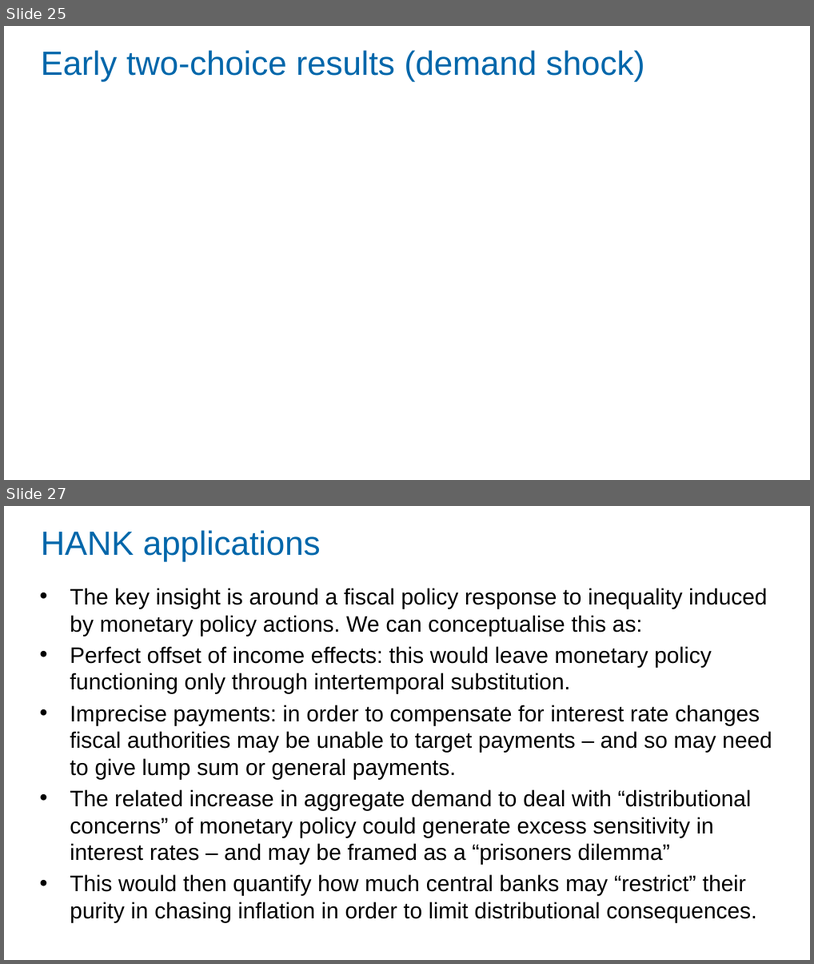
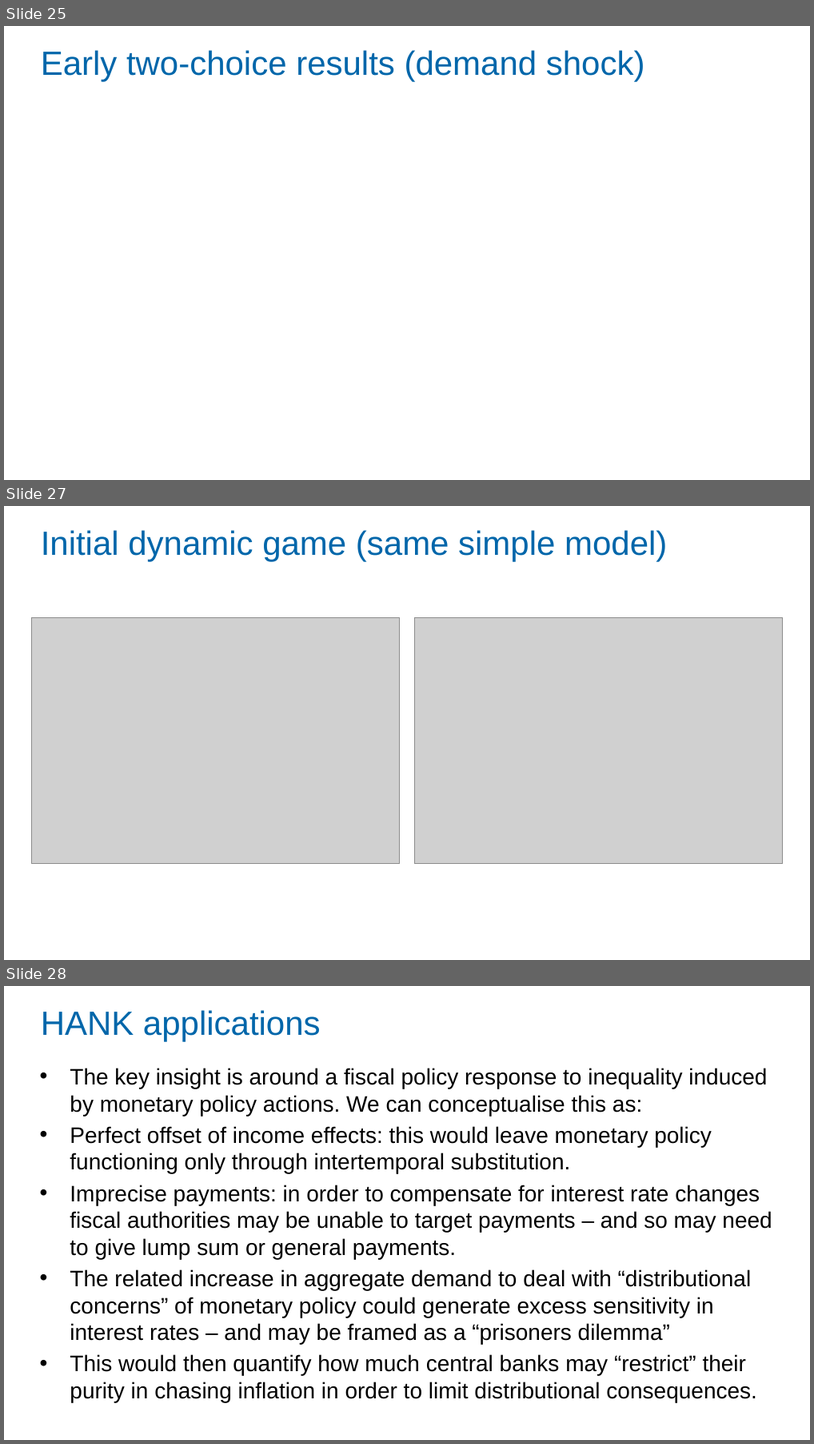
Before and after one commit to Zjub/TVHENZ, a slide deck: MF coordination/SI_game/Monetary and Fiscal Policy Coordination.pptx. Shown one above the other, each under a label of ours: slides 25 and 27 before the commit, slides 25, 27 and 28 after it; the slides between them are not shown. The pictures are 814x964 and 814x1444 pixels, drawn with LibreOffice and Linux fonts; fonts in the diff are those of the drawing; grey boxes stand for pictures. Boxes give left, top, right and bottom in pixels: in the first picture for what was removed or moved away, otherwise in the second. Text is boxed around its words. In the diff, an @@ line names an element or a change of style, - is before the commit and + after.

Commit message:
slide and game update

```diff
--- a/MF coordination/SI_game/Monetary and Fiscal Policy Coordination.pptx
+++ b/MF coordination/SI_game/Monetary and Fiscal Policy Coordination.pptx
@@ slide 27 added at (4, 506, 810, 960), background #FFFFFF @@
@@ title added at (41, 530, 667, 562), 30 pt, text #0066AA @@
+Initial dynamic game (same simple model)
@@ picture added at (31, 617, 400, 863) @@
@@ picture added at (414, 617, 783, 864) @@
@@ what was slide 27 is now slide 28 @@
```
Also in this commit, not shown: 1 slide changed, 9 other files.
